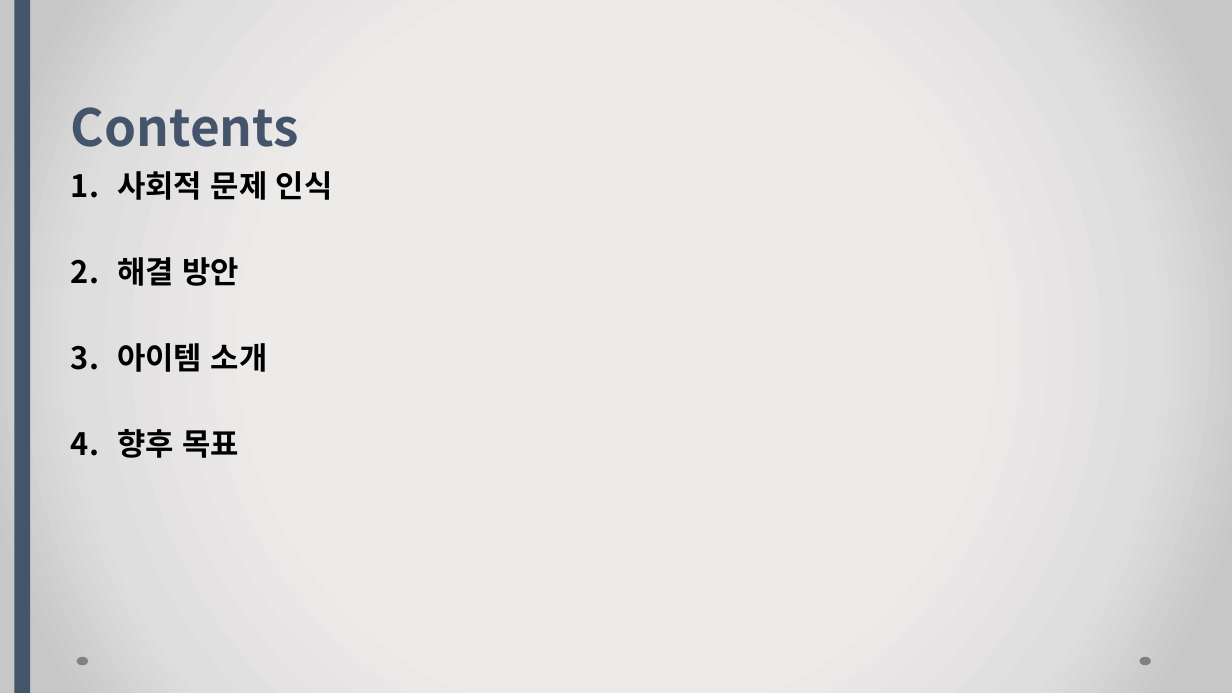
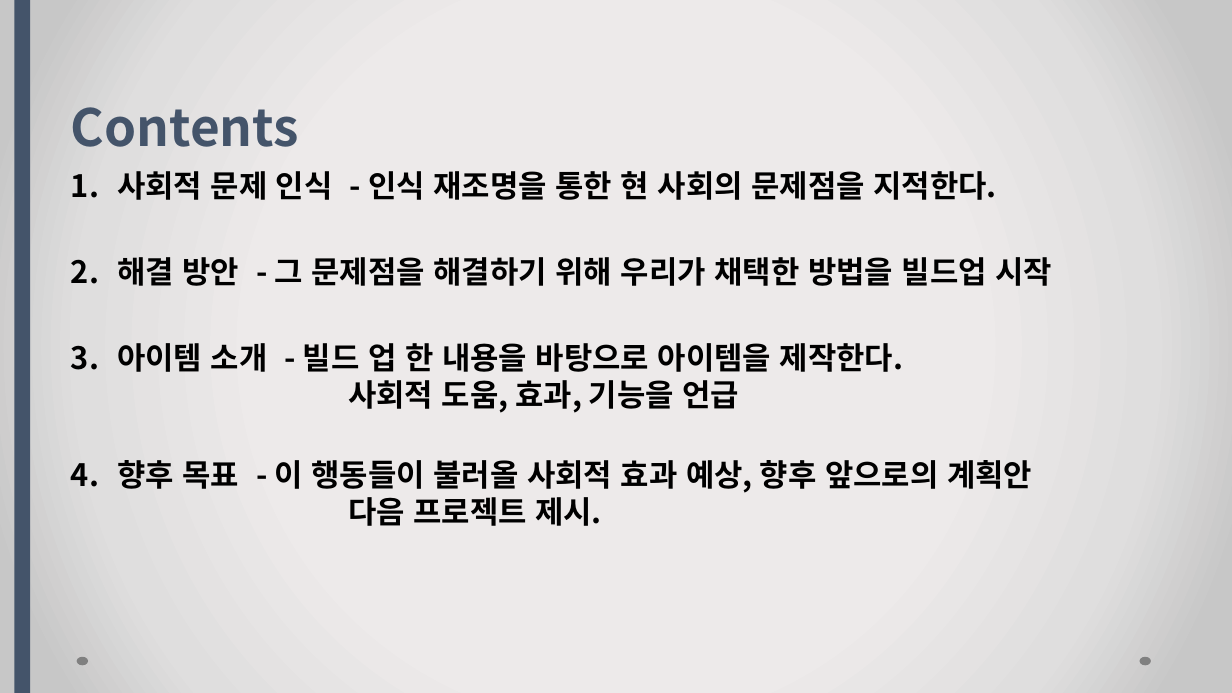
Before and after one commit to ParkBK/BAEUME, a slide deck: slide 2 of 박병근/지원사업/사회적기업/업무 회의 제목.pptx. Drawn at 1232x693 pixels with LibreOffice and Linux fonts; fonts in the diff are those of the drawing. Boxes give left, top, right and bottom in pixels: in the first picture for what was removed or moved away, otherwise in the second. Text is boxed around its words. In the diff, an @@ line names an element or a change of style, - is before the commit and + after.

```diff
--- a/박병근/지원사업/사회적기업/업무 회의 제목.pptx
+++ b/박병근/지원사업/사회적기업/업무 회의 제목.pptx
@@ text at (117,171,1053,526): text changed @@
-1. 사회적 문제 인식
-2. 해결 방안
-3. 아이템 소개
-4. 향후 목표
+1. 사회적 문제 인식 - 인식 재조명을 통한 현 사회의 문제점을 지적한다.
+2. 해결 방안 - 그 문제점을 해결하기 위해 우리가 채택한 방법을 빌드업 시작
+3. 아이템 소개 - 빌드 업 한 내용을 바탕으로 아이템을 제작한다.
+   사회적 도움, 효과, 기능을 언급
+4. 향후 목표 - 이 행동들이 불러올 사회적 효과 예상, 향후 앞으로의 계획안
+   다음 프로젝트 제시.
```
Also in this commit, not shown: 3 other slides changed, 2 slides added, 1 other file.
